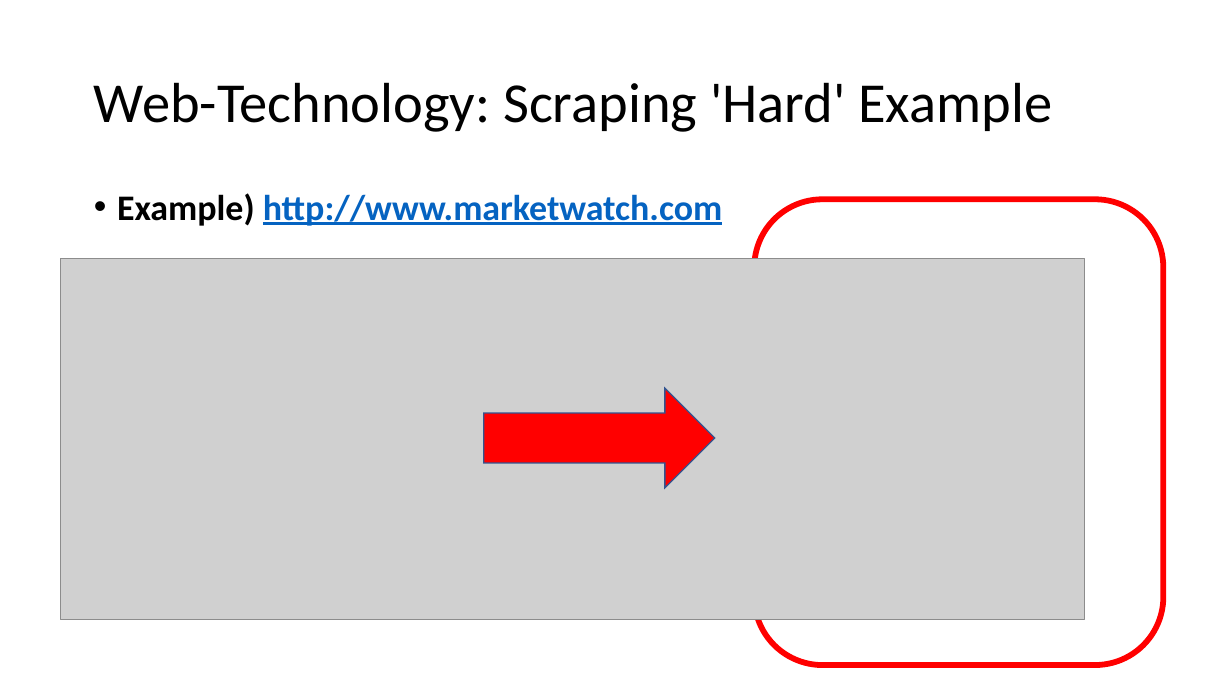
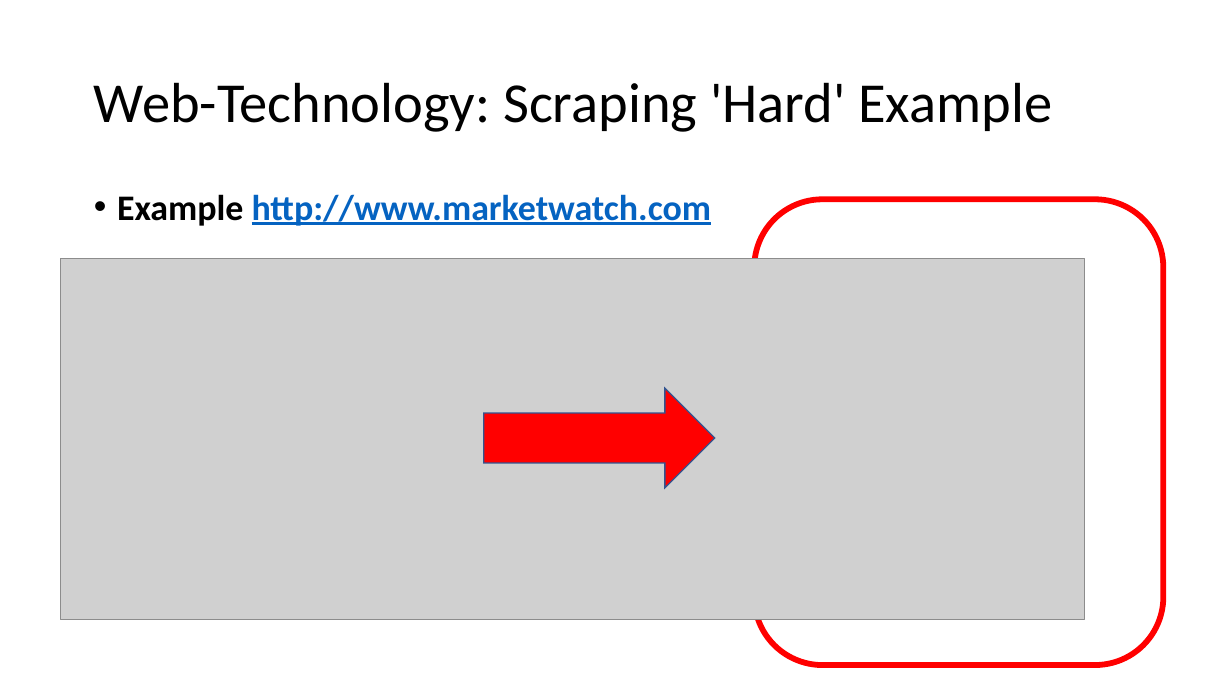
Before and after one commit to toddschultz/DegreesOfClimateChange, a slide deck: slide 7 of doc/design/TechnologyReview.pptx (slide 10 before the commit). Drawn at 1232x693 pixels with LibreOffice and Linux fonts; fonts in the diff are those of the drawing; grey boxes stand for pictures. Boxes give left, top, right and bottom in pixels: in the first picture for what was removed or moved away, otherwise in the second. Text is boxed around its words. In the diff, an @@ line names an element or a change of style, - is before the commit and + after.

```diff
--- a/doc/design/TechnologyReview.pptx
+++ b/doc/design/TechnologyReview.pptx
@@ text at <box>117,194,712,226</box>: text changed @@
-• Example) http://www.marketwatch.com
+• Example http://www.marketwatch.com
```
Also in this commit, not shown: 1 other slide changed, 1 slide added.
